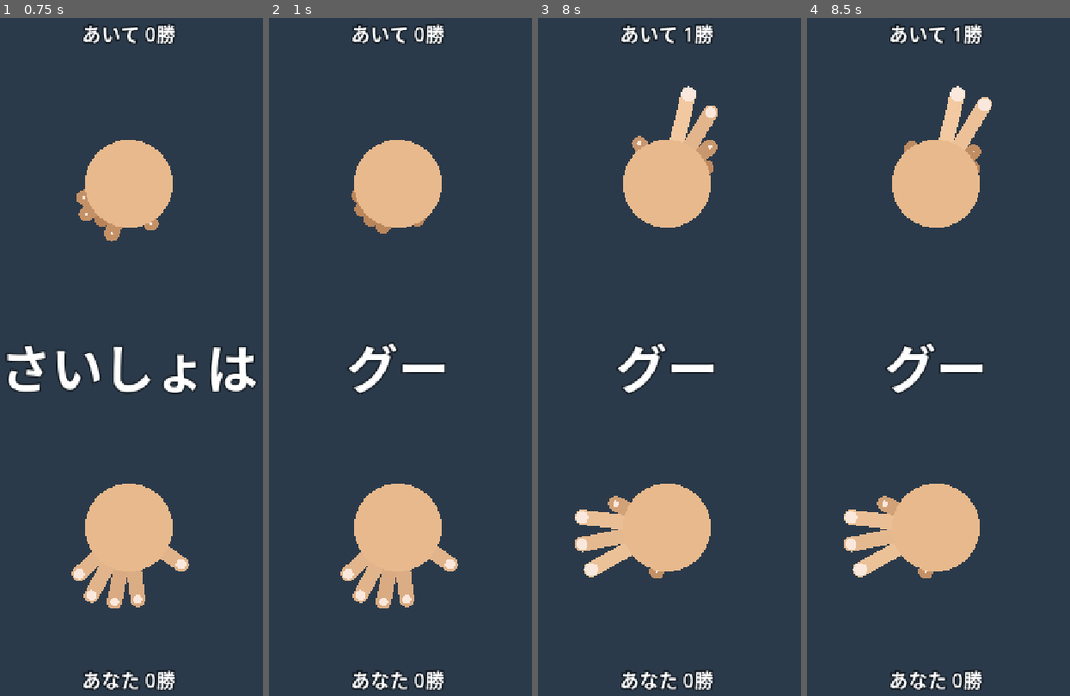
Above: before the commit, frames 1-4 (left to right).
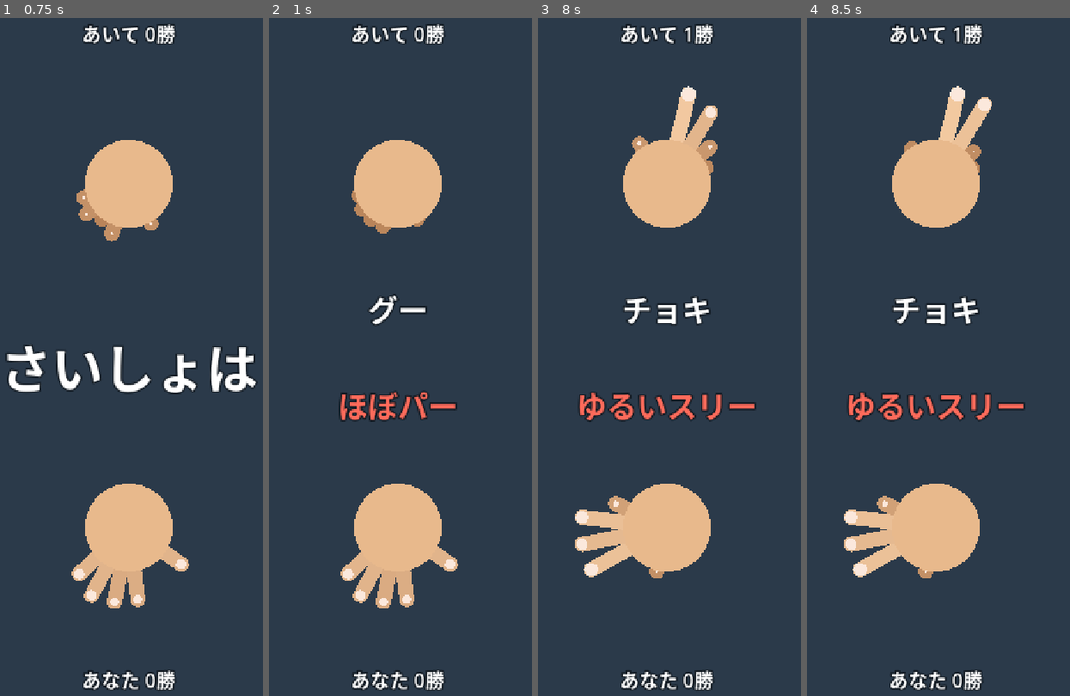
Above: after the commit, the same moments.

Repository: Omezi42/janken
Game: Godot game, scene res://scenes/battle.tscn
Same seed, same stepped clock (60 frames per second), same inputs: the game is played once before the commit and once after it.
Inputs (mouse positions are in pixels of both pictures, inside the frame that each line leads up to):
- Up to frame 1 (0.75 s): drag from (128, 180) to (168, 207) at 0.52 s
- Up to frame 2 (1 s): no input
- Up to frame 3 (8 s): tap Enter at 1.25, 3.5, 5.75 s; drag from (666, 526) to (648, 492) at 1.27 s; move the mouse to (706, 207) at 2.02 s; click (706, 207) at 2.17 s; tap Space at 2.75, 4.25, 6.5 s; drag from (648, 492) to (551, 255) at 2.77 s; move the mouse to (782, 458) at 3.52 s; click (782, 458) at 3.67 s; drag from (551, 255) to (609, 180) at 4.27 s; move the mouse to (685, 357) at 5.02 s; click (685, 357) at 5.17 s; drag from (609, 180) to (590, 390) at 5.77 s; move the mouse to (751, 323) at 6.52 s; click (751, 323) at 6.67 s; drag from (590, 390) to (648, 492) at 7.27 s
- Up to frame 4 (8.5 s): move the mouse to (975, 207) at 8.02 s; click (975, 207) at 8.17 s

Frame 1 is identical in both runs. In frame 2, 2.3% of the frame differs, in the area x 26-72%, y 40-60%; in frame 3, 2.8%, in the area x 15-84%, y 41-60%; in frame 4, 2.8%.

Commit message:
掛け声の2区間目で「グー」の代わりに双方のその時点の手の名前を呼ぶようにした
Co-Authored-By: Claude Opus 5.5 <noreply@anthropic.com>

Diff:
--- a/data/match_config.tres
+++ b/data/match_config.tres
@@ -6,5 +6,6 @@
 script = ExtResource("1_match")
 wins_to_finish = 3
 call_segment_seconds = Array[float]([1.0, 1.0, 1.0, 1.0, 1.0])
-call_words = Array[String](["さいしょは", "グー", "じゃん", "けん", "ぽん"])
+call_words = Array[String](["さいしょは", "", "じゃん", "けん", "ぽん"])
+hand_call_segment = 1
 result_display_seconds = 2.0
--- a/scripts/data/match_config.gd
+++ b/scripts/data/match_config.gd
@@ -3,10 +3,12 @@
 ## 試合の数値(GameDesign 5章)。
 
 @export var wins_to_finish: int
-## 掛け声の各区間(さいしょは・グー・じゃん・けん・ぽん)の秒数。
+## 掛け声の各区間(さいしょは・手の名前・じゃん・けん・ぽん)の秒数。
 @export var call_segment_seconds: Array[float] = []
 ## 掛け声の各区間に表示する文字。call_segment_seconds と同じ並び。
 @export var call_words: Array[String] = []
+## 両者の手の名前を呼ぶ区間の番号。判定はしない。
+@export var hand_call_segment: int
 ## 判定のあと結果を表示しておく秒数。
 @export var result_display_seconds: float
 
--- a/scripts/logic/local_match.gd
+++ b/scripts/logic/local_match.gd
@@ -6,6 +6,8 @@
 
 signal round_started
 signal call_segment_changed(index: int)
+## 手の名前を呼ぶ区間の始まり。call.outcome は使わない。
+signal hands_called(call: RoundResult)
 signal round_judged(result: RoundResult)
 signal match_finished(winner: int)
 
@@ -103,9 +105,8 @@
 	_pending_steps.fill(0.0)
 	phase = Phase.CALLING
 	_phase_ticks = 0
-	_segment = 0
 	round_started.emit()
-	call_segment_changed.emit(_segment)
+	_enter_segment(0)
 
 
 func _apply_pending() -> void:
@@ -131,15 +132,21 @@
 	if segment >= _match_config.call_segment_seconds.size():
 		_finish_round()
 	elif segment != _segment:
-		_segment = segment
-		call_segment_changed.emit(_segment)
+		_enter_segment(segment)
+
+
+func _enter_segment(segment: int) -> void:
+	_segment = segment
+	call_segment_changed.emit(_segment)
+	if _segment == _match_config.hand_call_segment:
+		hands_called.emit(_name_hands())
 
 
 func _phase_seconds() -> float:
 	return float(_phase_ticks) / TICKS_PER_SECOND
 
 
-func _finish_round() -> void:
+func _name_hands() -> RoundResult:
 	var mine := hands[0].curls
 	var theirs := hands[1].curls
 	var result := RoundResult.new()
@@ -147,6 +154,11 @@
 	result.their_shape = _judge.shape_of(theirs)
 	result.my_name = _judge.hand_name(mine)
 	result.their_name = _judge.hand_name(theirs)
+	return result
+
+
+func _finish_round() -> void:
+	var result := _name_hands()
 	result.outcome = RoundRules.outcome(result.my_shape, result.their_shape)
 	state.record(result.outcome)
 	phase = Phase.RESULT
--- a/scripts/ui/battle_screen.gd
+++ b/scripts/ui/battle_screen.gd
@@ -57,6 +57,7 @@
 	_setup_players(OS.get_cmdline_user_args())
 	_match.round_started.connect(_on_round_started)
 	_match.call_segment_changed.connect(_on_call_segment_changed)
+	_match.hands_called.connect(_on_hands_called)
 	_match.round_judged.connect(_on_round_judged)
 	_match.match_finished.connect(_on_match_finished)
 	_start_match()
@@ -157,13 +158,18 @@
 
 
 func _on_round_started() -> void:
-	_my_name_label.text = ""
-	_their_name_label.text = ""
 	_update_wins()
 
 
 func _on_call_segment_changed(index: int) -> void:
 	_call_label.text = MATCH_CONFIG.call_words[index]
+	_my_name_label.text = ""
+	_their_name_label.text = ""
+
+
+func _on_hands_called(call: LocalMatch.RoundResult) -> void:
+	_show_name(_my_name_label, call.my_name, call.my_shape)
+	_show_name(_their_name_label, call.their_name, call.their_shape)
 
 
 func _on_round_judged(result: LocalMatch.RoundResult) -> void:
--- a/tools/tests/local_match_tests.gd
+++ b/tools/tests/local_match_tests.gd
@@ -16,6 +16,7 @@
 	_test_bot_makes_shape(assert_true)
 	_test_full_match(assert_true)
 	_test_drag_is_applied_on_tick(assert_true)
+	_test_hands_called(assert_true)
 
 
 func _test_call_segments(assert_true: Callable) -> void:
@@ -107,3 +108,28 @@
 	game.drag(0, HandTypes.Finger.RING, tiny)
 	game.tick()
 	assert_true.call(game.record.size() == recorded + 1, "1ステップ未満の端数は次の tick へ持ち越す")
+
+
+func _test_hands_called(assert_true: Callable) -> void:
+	var judge := HandShapeJudge.new(_hand_config, _names)
+	var game := _new_match()
+	var calls := []
+	var called_names := []
+	game.hands_called.connect(
+		func(call: LocalMatch.RoundResult) -> void:
+			calls.append(call)
+			called_names.append(judge.hand_name(game.hands[1].curls))
+			assert_true.call(
+				game.phase == LocalMatch.Phase.CALLING and game.state.wins == [0, 0], "呼ぶだけで判定しない"
+			)
+	)
+	game.start(SEED)
+	var call_ticks := roundi(_match_config.call_total_seconds() * LocalMatch.TICKS_PER_SECOND)
+	for i in call_ticks:
+		game.drag(1, HandTypes.Finger.INDEX, LocalMatch.TICK_SECONDS)
+		game.tick()
+	assert_true.call(calls.size() == 1, "手の名前は1ラウンドに1回だけ呼ぶ (%d)" % calls.size())
+	if calls.is_empty():
+		return
+	var call: LocalMatch.RoundResult = calls[0]
+	assert_true.call(call.their_name == called_names[0], "呼んだ瞬間の手の名前を出す")
Not shown, changed: docs/Architecture.md
Not shown, changed: docs/GameDesign.md
Not shown, changed: docs/TODO.md
